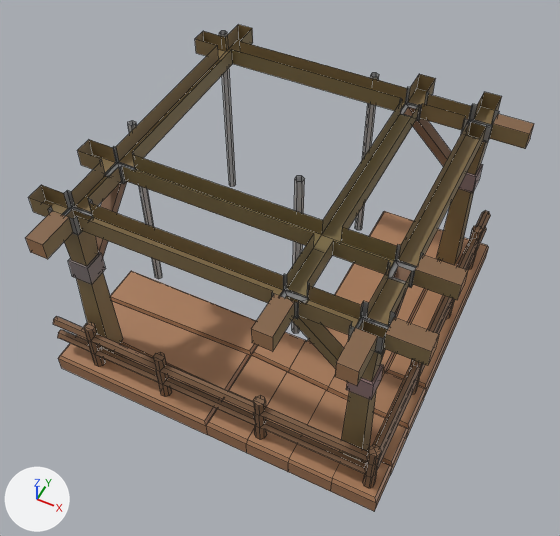
What one commit did to the FBX model Assets/3DModels/Buildings/Constructions/BasicElevator/BasicElevator_Corner_UpDown.fbx.
Before and after are seen from a 50 mm lens placed at (5.37, -11.13, 15.39), pointed at (0.09, -0.55, 2.17). The lights are fixed; the arrows at lower left show +X, +Y and +Z. The picture after the commit comes second. Mesh edges are drawn as thin lines. Where no turn or scale is listed for an object, it has been applied to the vertices.

Before the edit, the objects in view are built like this:
```python
me_cube_023 = bpy.data.meshes.new('Cube.023')
me_cube_023.from_pydata(...)  # 817 vertices, 743 faces; spans x -4.0..4.25, y -4.25..4.0, z 0.0..5.0
me_cube_023.materials.append(mat_palette)  # picture img_palettetexture_png
ob_basicelevator_corner_updown = bpy.data.objects.new('BasicElevator_Corner_UpDown', me_cube_023)
ob_basicelevator_corner_updown.location = (0.0, 0.0, 0.0)
```
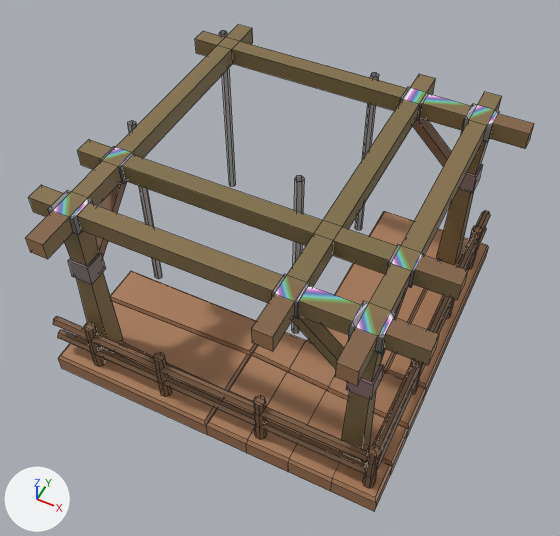
Where the newer file only moved an object's origin or applied its transform, the numbers keep the older frame.

Where the change shows, as pixel boxes (x1, y1, x2, y2) in the pictures (560 x 536 px):
part 1 of me_cube_023, built on
    before: (226, 25, 253, 52)
    after: (29, 24, 502, 338)

What changed in the scene script:
```text
Change me_cube_023:
    used by ob_basicelevator_corner_updown; location = (0.0, 0.0, 0.0)
    remove me_cube_023.from_pydata(...)  # 817 vertices, 743 faces; spans x -4.0..4.25, y -4.25..4.0, z 0.0..5.0
    add me_cube_023.from_pydata(...)  # 813 vertices, 809 faces; spans x -4.0..4.25, y -4.25..4.0, z 0.0..5.0
    me_cube_023 part 1
    4 vertices are removed from x -3.35..-2.95, y 3.45, z 4.6..5.0
    6 faces are deleted
    72 new faces join them
```
